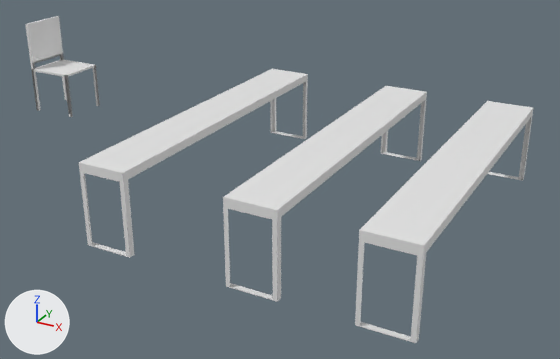
One commit to the Blender file Assets/materials/silla y banco.blend: the scene before it, then after it.
Rendered twice from a 50 mm camera at (19.0, -26.1, 10.7) aimed at (4.7, -0.1, -2.3). The axes (+X, +Y, +Z) are drawn at lower left. The lights are the same throughout. The first picture is the older version.

Before the edit, the objects in view are built like this:
```python
me_cube_001 = bpy.data.meshes.new('Cube.001')
me_cube_001.from_pydata(...)  # 40 vertices, 34 faces; spans x -1.0..1.0, y -1.0..1.0, z -18.7..1.0
me_cube_004 = bpy.data.meshes.new('Cube.004')
me_cube_004.from_pydata(...)  # 40 vertices, 34 faces; spans x -1.0..1.0, y -1.0..1.0, z -18.7..1.0
me_cube_005 = bpy.data.meshes.new('Cube.005')
me_cube_005.from_pydata(...)  # 40 vertices, 34 faces; spans x -1.0..1.0, y -1.0..1.0, z -18.7..1.0
me_cube_006 = bpy.data.meshes.new('Cube.006')
me_cube_006.from_pydata(...)  # 1458 vertices, 1321 faces, 2 loose edges; spans x -1.12..1.0, y -1.0..1.0, z -1.01..3.09
ob_cube = bpy.data.objects.new('Cube', me_cube_001)
ob_cube.location = (1.32, 0.0, 0.0)
ob_cube.scale = (1.0, 6.82, 0.17)
ob_cube_001 = bpy.data.objects.new('Cube.001', me_cube_005)
ob_cube_001.location = (7.42, 0.01, 0.0)
ob_cube_001.scale = (1.0, 6.82, 0.17)
ob_cube_002 = bpy.data.objects.new('Cube.002', me_cube_004)
ob_cube_002.location = (12.19, 0.01, 0.0)
ob_cube_002.scale = (1.0, 6.82, 0.17)
ob_cube_003 = bpy.data.objects.new('Cube.003', me_cube_006)
ob_cube_003.location = (-6.81, 0.0, 0.0)
```
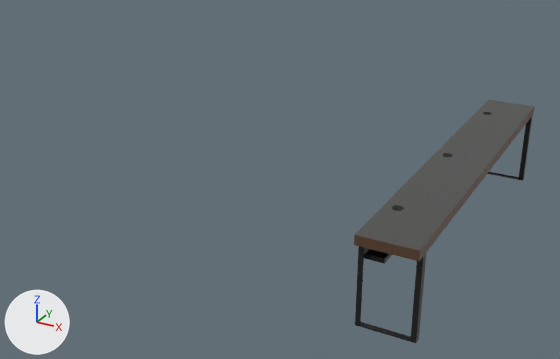
ob_cylinder is not drawn itself; it is used by a modifier of ob_cube_002.
ob_cylinder_001 is not drawn itself; it is used by a modifier of ob_cube_002.
ob_cylinder_002 is not drawn itself; it is used by a modifier of ob_cube_002.

Where the change shows, as pixel boxes (x1, y1, x2, y2) in the pictures (560 x 359 px):
'Cube.002', reshaped: before (355, 101, 534, 343); after (354, 100, 535, 343)
'Cube.001', deleted: before (223, 86, 427, 302)
'Cube', deleted: before (79, 69, 308, 258)
'Cube.003', deleted: before (25, 16, 100, 117)
part 1 of me_cube_004, built on: before (355, 227, 427, 343); after (354, 100, 535, 343)
part 2 of me_cube_004, recoloured (white to dark grey): (363, 101, 533, 242) in both
part 3 of me_cube_004, recoloured: (426, 108, 534, 252) in both
part 4 of me_cube_004, recoloured: (356, 115, 533, 343) in both

Diff of the bpy script that builds the scene:
```diff
--- a/Assets/materials/silla y banco.blend.py
+++ b/Assets/materials/silla y banco.blend.py
@@ mat_material_001 @@
+mat_material_001 = principled_material('Material.001')
+mat_material_001.base_color = (0.107, 0.0531, 0.0271)  # brown #5c412e
@@ mat_material_002 @@
+mat_material_002 = principled_material('Material.002')
+mat_material_002.base_color = (0.00808, 0.00808, 0.00808)  # black #161616
@@ mat_arriva @@
+mat_arriva = principled_material('arriva')
+mat_arriva.base_color = (0.08, 0.0792, 0.077)  # dark grey #50504e
@@ me_cube_004 @@
 # used by ob_cube_002; location = (12.19, 0.01, 0.0); scale = (1.0, 6.82, 0.17)
-me_cube_004.from_pydata(...)  # 40 vertices, 34 faces; spans x -1.0..1.0, y -1.0..1.0, z -18.7..1.0
+me_cube_004.from_pydata(...)  # 82 vertices, 63 faces; spans x -1.0..1.0, y -1.1..1.1, z -18.7..1.0
+# me_cube_004 part 1
+# 9 faces are deleted
+# 32 vertices are added at x -1.0..1.0, y -1.1..1.1, z -18.6..1.0
+# 10 new vertices lie (0.0, 2.0, 0.0) away from vertices in x -1.0..-0.2, y -1.0, z -5.2..-1.0
+# 5 new faces join them, mat_arriva (dark grey #50504e)
+# 23 new faces join them, mat_material_002 (black #161616)
+# 10 new faces join them, mat_material_001 (brown #5c412e)
+# me_cube_004 part 2: 11 faces spanning x -1.0..1.0, y -1.0..1.0, z -18.4..1.0 switch from no material to mat_arriva (dark grey #50504e)
+# me_cube_004 part 3: 4 faces spanning x -1.0..1.0, y -1.0..1.0, z -1.0..1.0 switch from no material to mat_material_001 (brown #5c412e)
+# me_cube_004 part 4: 10 faces spanning x -1.0..1.0, y -1.0..1.0, z -18.7..-1.0 switch from no material to mat_material_002 (black #161616)
@@ ob_cube @@
-ob_cube = bpy.data.objects.new('Cube', me_cube_001)
@@ ob_cube_001 @@
-ob_cube_001 = bpy.data.objects.new('Cube.001', me_cube_005)
@@ ob_cube_003 @@
-ob_cube_003 = bpy.data.objects.new('Cube.003', me_cube_006)
@@ ob_cylinder_002 @@
+ob_cylinder_002 = bpy.data.objects.new('Cylinder.002', me_cylinder_002)  # a 32-sided cylinder along z spanning x -1.0..1.0, y -1.0..1.0, z -1.0..1.0
+ob_cylinder_002.location = (11.64, 5.334, 0.0511)
+ob_cylinder_002.scale = (0.2, 0.2, 0.35)
@@ ob_cylinder_001 @@
+ob_cylinder_001 = bpy.data.objects.new('Cylinder.001', me_cylinder_002.copy())
+ob_cylinder_001.location = (11.64, -0.0643, 0.0511)
+ob_cylinder_001.scale = (0.2, 0.2, 0.35)
@@ ob_cylinder @@
+ob_cylinder = bpy.data.objects.new('Cylinder', me_cylinder_002.copy())
+ob_cylinder.location = (11.64, -5.114, 0.0511)
+ob_cylinder.scale = (0.2, 0.2, 0.35)
```
